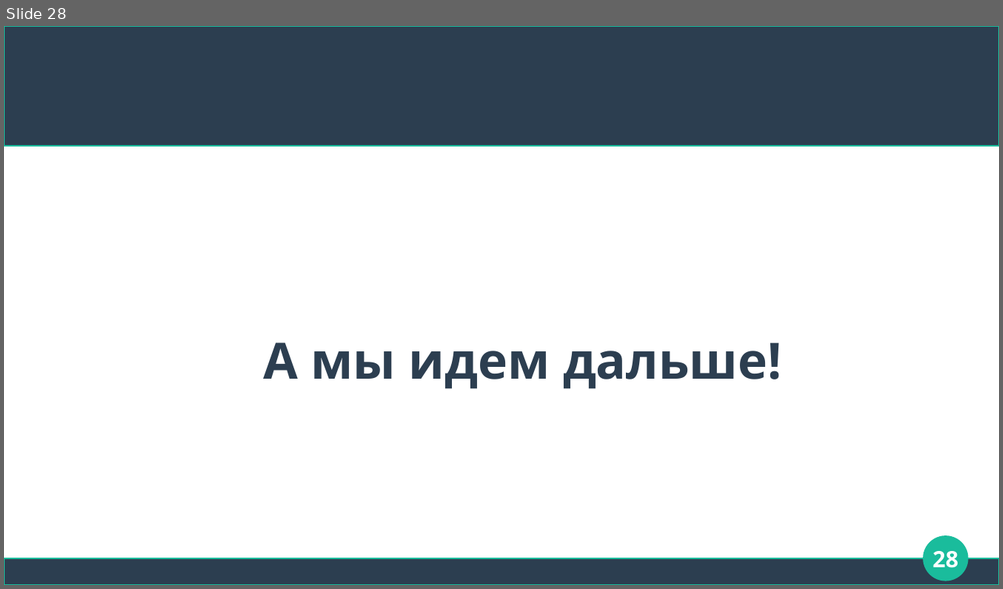
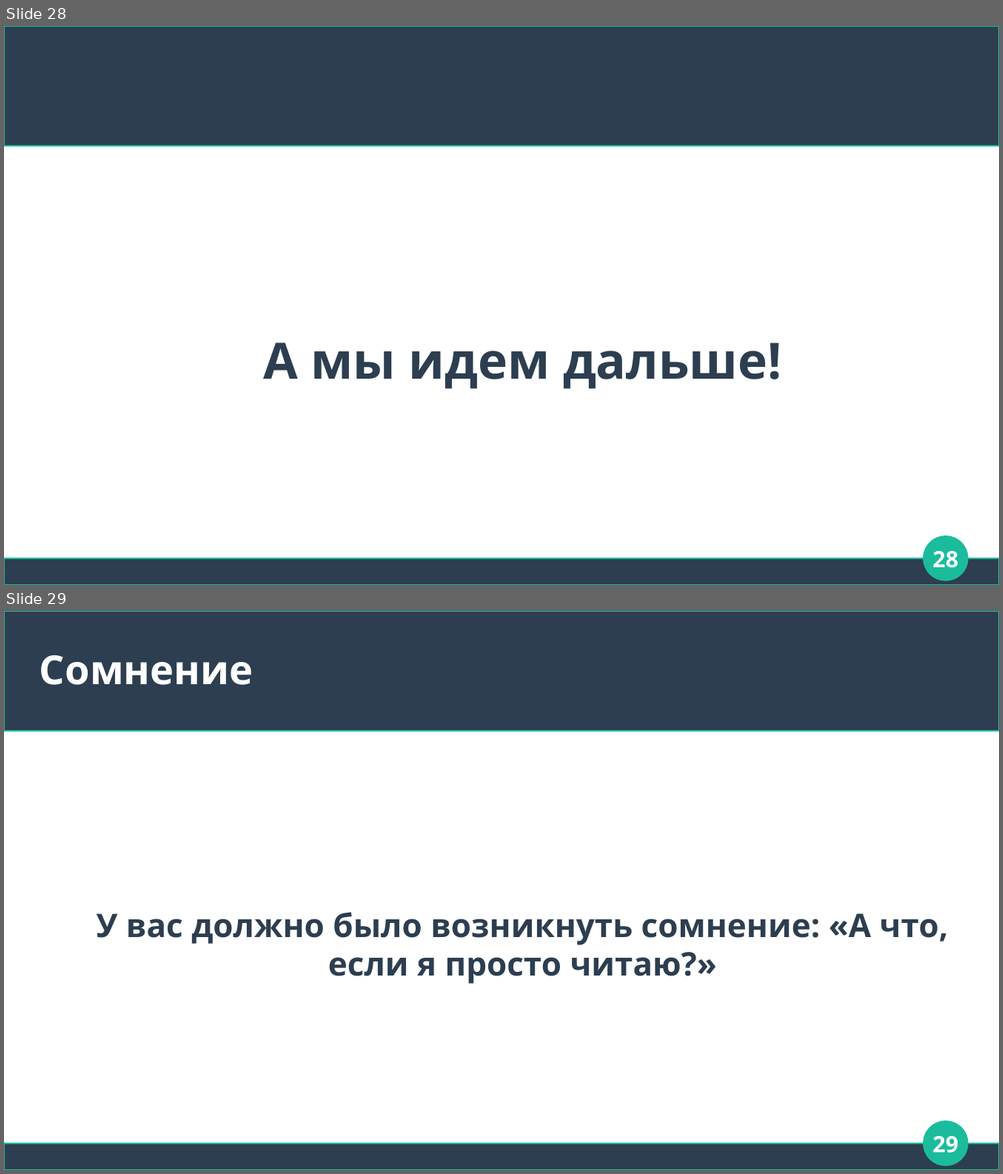
Before and after one commit to Chularev/articles, a slide deck: Psychology/4. аллостаз.odp. Shown one above the other, each under a label of ours: slide 28 before the commit, slides 28 and 29 after it. The pictures are 1003x589 and 1003x1174 pixels, drawn with LibreOffice and Linux fonts; fonts in the diff are those of the drawing. Boxes give left, top, right and bottom in pixels: in the first picture for what was removed or moved away, otherwise in the second. Text is boxed around its words. In the diff, an @@ line names an element or a change of style, - is before the commit and + after.

```diff
--- a/Psychology/4. аллостаз.odp
+++ b/Psychology/4. аллостаз.odp
@@ slide 29 added at (4, 611, 999, 1170), background #FFFFFF; not listed: 3 template elements that a slide beside it also shows @@
@@ title added at (40, 655, 253, 685), 32 pt, text #FFFFFF, bold @@
+Сомнение
@@ text added at (96, 912, 948, 984), 26 pt, text #2C3E50, bold @@
+У вас должно было возникнуть сомнение: «А что, если я просто читаю?»
@@ page number added at (932, 1136, 958, 1153), 18 pt, text #FFFFFF, bold @@
+29
```
Also in this commit, not shown: 6 other slides added.
